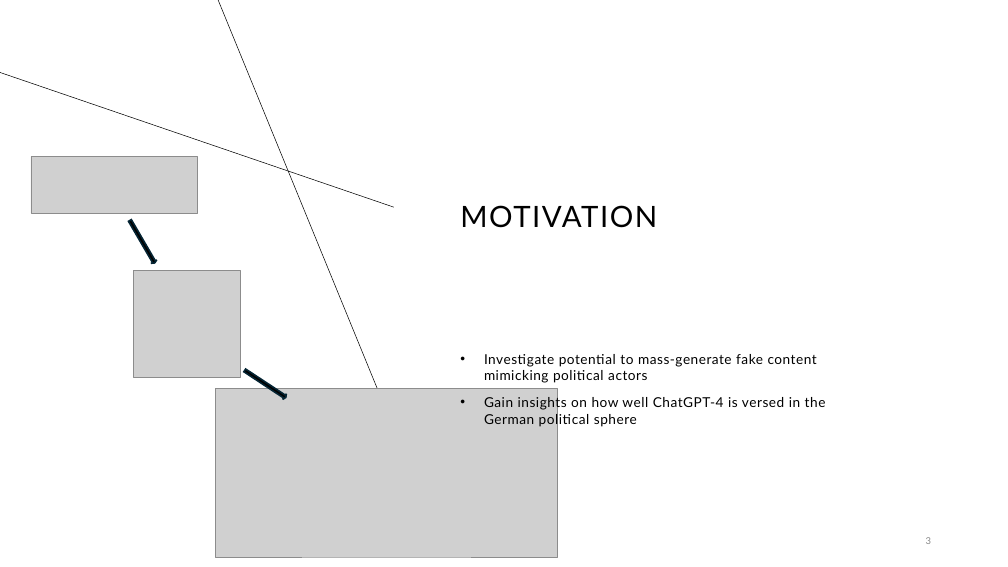
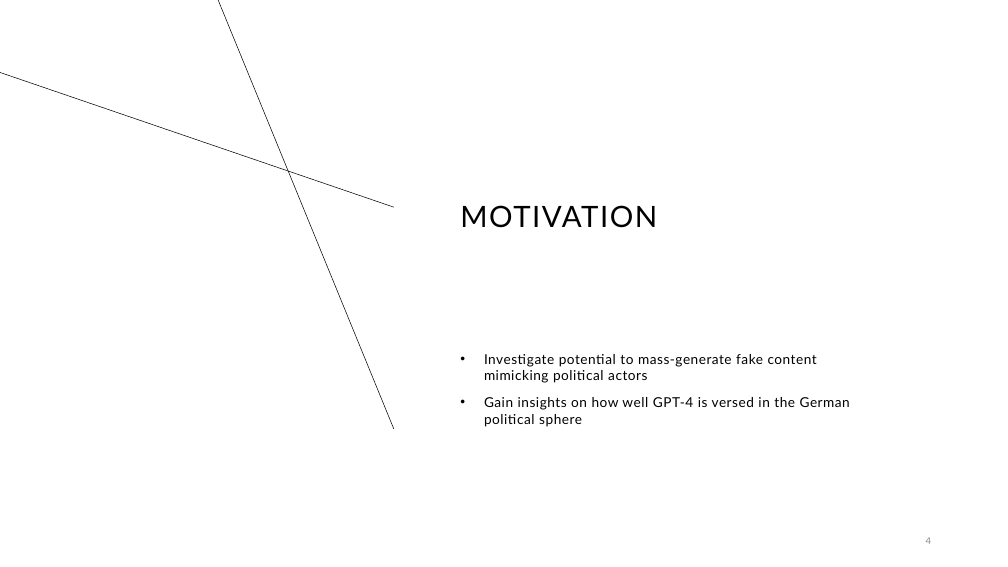
Before and after one commit to EliasHepp/Politricks, a slide deck: slide 4 of final_presentation.odp (slide 3 before the commit). Drawn at 1008x567 pixels with LibreOffice and Linux fonts; fonts in the diff are those of the drawing; grey boxes stand for pictures. Boxes give left, top, right and bottom in pixels: in the first picture for what was removed or moved away, otherwise in the second. Text is boxed around its words. In the diff, an @@ line names an element or a change of style, - is before the commit and + after.

```diff
--- a/final_presentation.odp
+++ b/final_presentation.odp
@@ picture removed at (31, 157, 197, 213) @@
@@ freeform shape removed at (127, 219, 158, 265) @@
@@ picture removed at (133, 271, 240, 378) @@
@@ picture removed at (216, 389, 558, 557) @@
@@ freeform shape removed at (243, 367, 287, 400) @@
@@ text at (484, 397, 850, 427): text changed @@
-• Gain insights on how well ChatGPT-4 is versed in the German political sphere
+• Gain insights on how well GPT-4 is versed in the German political sphere
@@ page number at (926, 537, 931, 544): text changed @@
-3
+4
```
Also in this commit, not shown: 2 other slides changed, 8 slides added, 5 slides removed, 1 other file.
